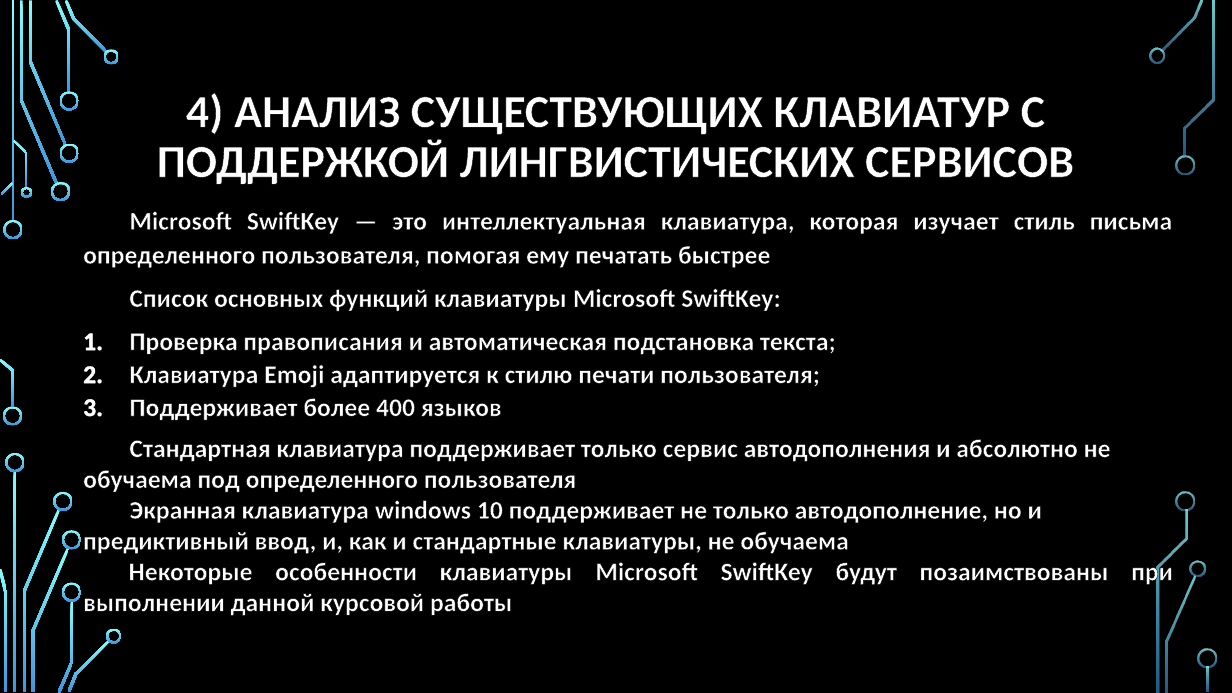
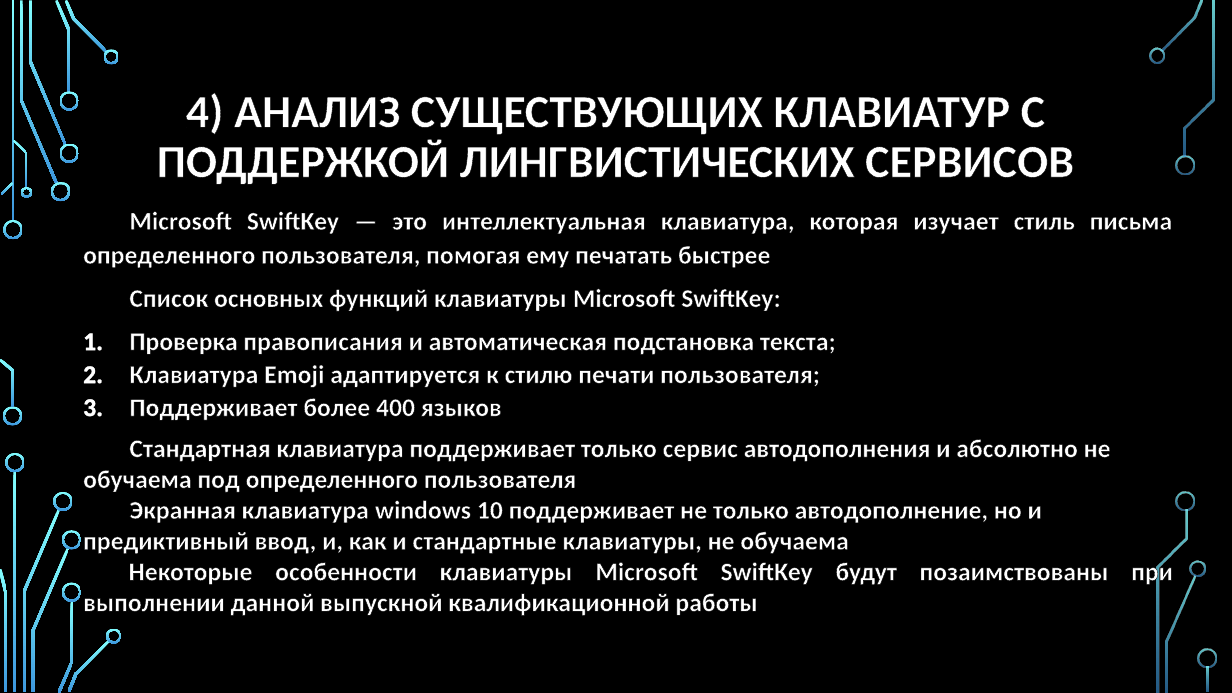
Before and after one commit to Ruslan-Far/docs-graduate-work, a slide deck: slide 4 of Фархетдинов - Презентация по ВКР.pptx. Drawn at 1232x693 pixels with LibreOffice and Linux fonts; fonts in the diff are those of the drawing; background and template pictures are left out. Boxes give left, top, right and bottom in pixels: in the first picture for what was removed or moved away, otherwise in the second. Text is boxed around its words. In the diff, an @@ line names an element or a change of style, - is before the commit and + after.

```diff
--- a/Фархетдинов - Презентация по ВКР.pptx
+++ b/Фархетдинов - Презентация по ВКР.pptx
@@ text at (83, 559, 1173, 616): text changed @@
-Некоторые особенности клавиатуры Microsoft SwiftKey будут позаимствованы при выполнении данной курсовой работы
+Некоторые особенности клавиатуры Microsoft SwiftKey будут позаимствованы при выполнении данной выпускной квалификационной работы
```
Also in this commit, not shown: 5 other slides changed, 3 slides removed, 3 other files.
